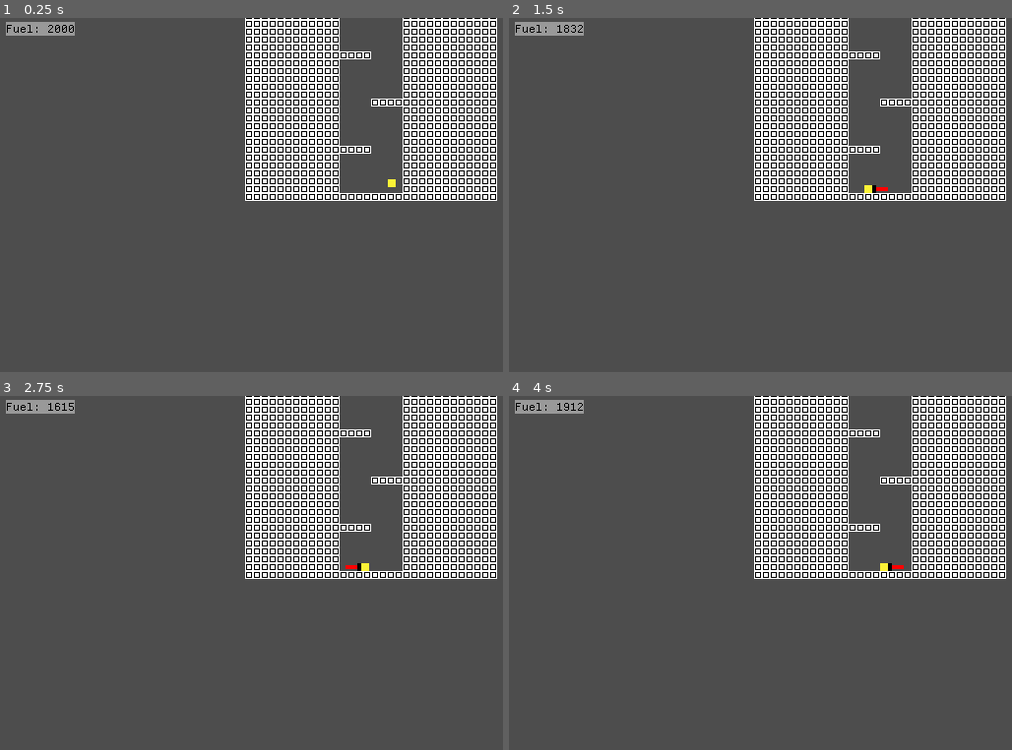
Above: before the commit, frames 1-4 (two rows, left to right).
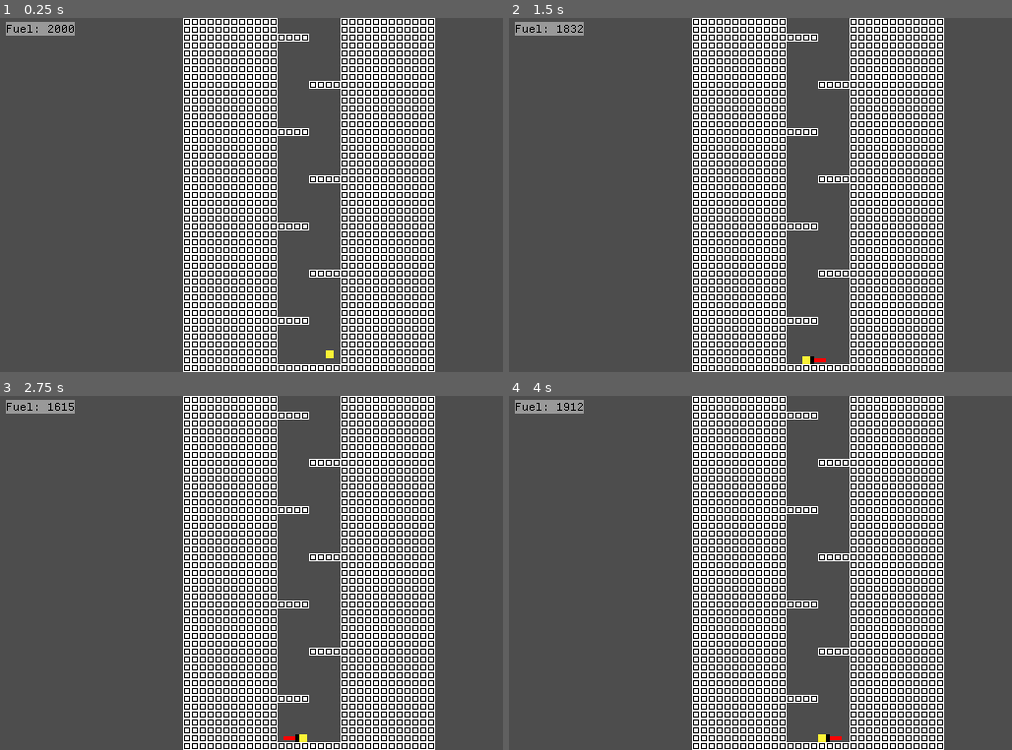
Above: after the commit, the same moments.

Repository: OSGH-web/balloon-movement-demo
Game: Godot game, scene res://levels/level-ben-1-1-tunnel.tscn
The game is run twice, just before and just after one commit, with the same random seed, the same clock (stepped at 60 frames per second) and the same inputs. This scene is started directly instead of the project's main scene. Sound files missing from this copy of the repository are replaced by a short silence.
Inputs:
- Up to frame 1 (0.25 s): no input
- Up to frame 2 (1.5 s): hold Q (ui_q) 0.53-1.28 s; hold Right (ui_right) from 0.53 s (still down); tap Up (ui_up) at 0.77 s; tap Q (ui_q) at 1.35 s
- Up to frame 3 (2.75 s): tap Up (ui_up) at 1.52 s; tap Enter at 2 s; release Right (ui_right) at 2.03 s; hold Left (ui_left) from 2.03 s (still down); hold Q (ui_q) from 2.03 s (still down)
- Up to frame 4 (4 s): release Left (ui_left) at 2.78 s; release Q (ui_q) at 2.78 s; hold Right (ui_right) from 2.78 s (still down); tap Q (ui_q) at 2.85 s; tap Up (ui_up) at 3.02, 3.77 s; tap R (reset) at 3.5 s; hold Q (ui_q) from 3.53 s (still down)

The runs differ from the first frame. In frame 1, 48% of the frame differs, in the area x 36-99%, y 0-100%; in frame 2, 48%; in frame 3, 48%; in frame 4, 48%.

Commit message:
use _setup_camera_limits instead of adjusting level position/staticcam

Diff:
--- a/scenes/level_base/level_base.gd
+++ b/scenes/level_base/level_base.gd
@@ -13,21 +13,8 @@
 
 func _ready():
 	_update_level_bounds()
-
-	# Center the level within the viewport
-	if !Engine.is_editor_hint():
-		var tilemap = $Terrain
-		var tile_size = tilemap.tile_set.tile_size
-
-		var map_width_px = width_in_tiles * tile_size.x
-		var map_height_px = height_in_tiles * tile_size.y
-		var viewport_size = get_viewport().get_visible_rect().size
-
-		# Shift this LevelBase node so that the level is centered
-		position = Vector2(
-			(viewport_size.x - map_width_px) / 2,
-			(viewport_size.y - map_height_px) / 2
-		)
+	if $Player:
+		$Player._setup_camera_limits(width_in_tiles * 8, height_in_tiles * 8)
 
 func _update_level_bounds():
 	if !Engine.is_editor_hint():
--- a/scenes/player/player.gd
+++ b/scenes/player/player.gd
@@ -20,31 +20,15 @@
 	readyForRestart = true
 
 func _ready():
+	add_to_group("player")
 	var camera = $Camera
 	camera.zoom = camera_scale
 	$AudioStreamPlayer2D.playing = play_background_music
 	player_died.connect(_on_player_died)
-	add_to_group("player")
-	var level = get_parent() as Node2D
-	var map_height_px = level.height_in_tiles * tilemaplayer.tile_size.y
-	var map_width_px = level.width_in_tiles * tilemaplayer.tile_size.x
 
 	var fuel_label = get_tree().get_first_node_in_group("fuel_label")
 	if fuel_label:
 		fuel_label.player = self
-
-	if staticCam:
-		# Remove the player and reparent to level.
-		camera.get_parent().remove_child(camera)
-		call_deferred("add_camera_to_level", level, camera)
-		# Set position in the center of the level.
-		camera.global_position = Vector2(map_width_px, map_height_px) / 2
-		camera.enabled = true
-		camera.make_current()
-
-# Seperate function bc if we don't wait a frame the call will fail.
-func add_camera_to_level(level: Node2D, camera: Camera2D):
-	level.add_child(camera)
 
 func add_fuel(amt):
 	FUEL += amt
@@ -119,17 +103,17 @@
 func return_to_world_select():
 	get_tree().change_scene_to_file("res://scenes/level_select/level_select.tscn")
 
-# Revisit this if we need to set camera limits. Causes more problems than it's worth at the moment.
-#func _setup_camera_limits():
-	#var level = get_parent() as Node2D
-	#var tilemap = level.get_node("Terrain")
-	#var tile_size = tilemap.tile_set.tile_size
-#
-	#var map_width_px = level.width_in_tiles * tile_size.x
-	#var map_height_px = level.height_in_tiles * tile_size.y
-	#var level_offset = level.global_position
-#
-	#$Camera2D.limit_left = int(level_offset.x)
-	#$Camera2D.limit_top = int(level_offset.y)
-	#$Camera2D.limit_right = int(level_offset.x + map_width_px)
-	#$Camera2D.limit_bottom = int(level_offset.y + map_height_px)
+func _setup_camera_limits(map_width_px, map_height_px):
+	$Camera.limit_left = 0
+	$Camera.limit_right = map_width_px
+	var viewport_width = ProjectSettings.get_setting("display/window/size/viewport_width")
+	var viewport_height = ProjectSettings.get_setting("display/window/size/viewport_height")
+	if map_width_px < viewport_width:
+		$Camera.limit_left = map_width_px / 2  - (viewport_width / 2)
+		$Camera.limit_right = map_width_px / 2  + (viewport_width / 2)
+
+	$Camera.limit_top = 0;
+	$Camera.limit_bottom = map_height_px
+	if map_height_px < 360:
+		$Camera.limit_top = map_height_px / 2  - (viewport_height / 2)
+		$Camera.limit_bottom = map_height_px / 2  + (viewport_height / 2)
--- a/scenes/player/player.tscn
+++ b/scenes/player/player.tscn
@@ -94,13 +94,10 @@
 shape = SubResource("RectangleShape2D_onrkg")
 
 [node name="Camera" type="Camera2D" parent="."]
-limit_left = -100000
-limit_top = -100000
-limit_right = 100000
-limit_bottom = 100000
-limit_smoothed = true
 drag_horizontal_enabled = true
 drag_vertical_enabled = true
+drag_left_margin = 1.0
+drag_right_margin = 1.0
 editor_draw_limits = true
 editor_draw_drag_margin = true
 
